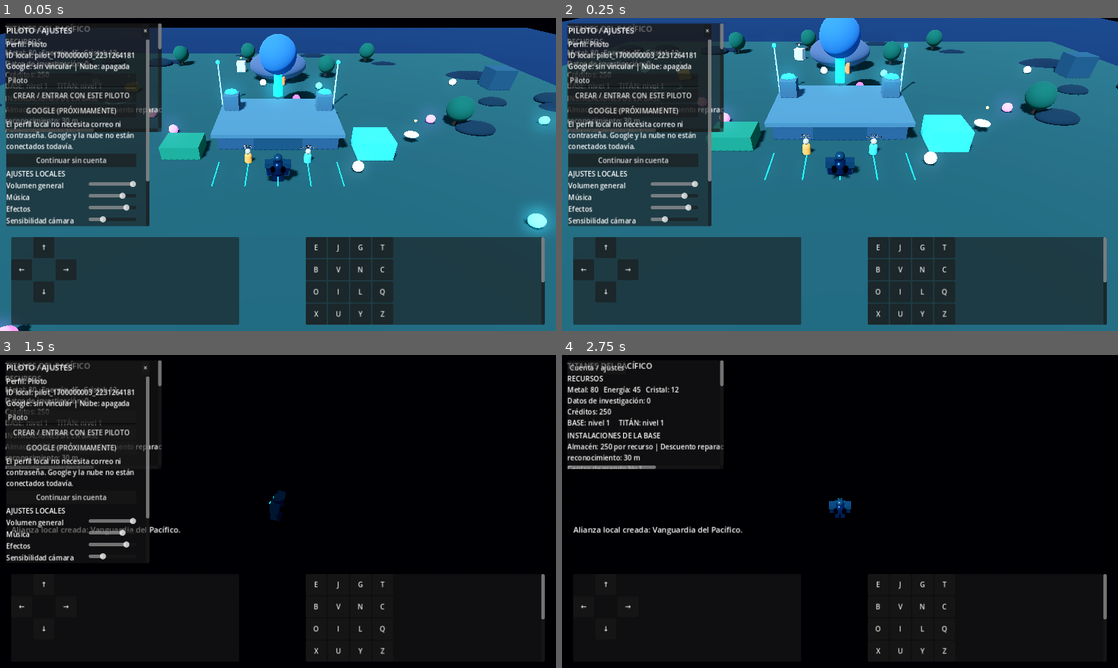
Above: before the commit, frames 1-4 (two rows, left to right).
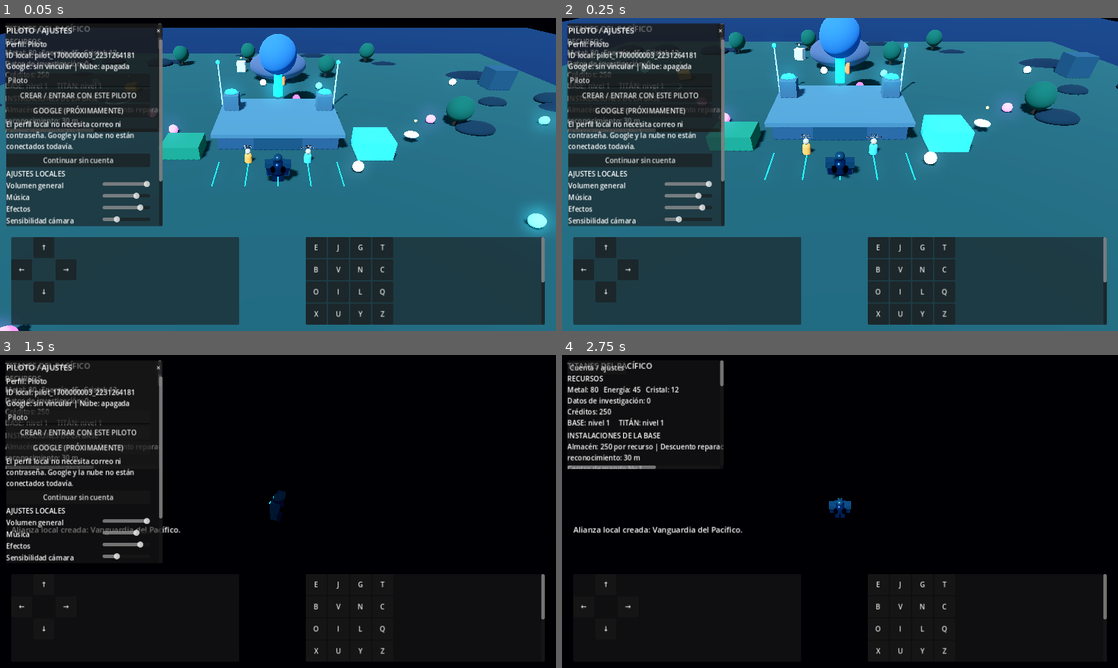
Above: after the commit, the same moments.

Repository: edwjacpinros2012-dev/Titanes-del-Pac-fico-
Game: Godot game, scene res://scenes/main.tscn
The game is run twice, just before and just after one commit, with the same random seed, the same clock (stepped at 60 frames per second) and the same inputs.
Inputs:
- Up to frame 1 (0.05 s): no input
- Up to frame 2 (0.25 s): no input
- Up to frame 3 (1.5 s): tap Enter at 0.5 s; hold D (move_right) 0.53-1.28 s; hold P (alliance_create) 0.53-1.28 s; hold S (move_back) from 1.28 s (still down); tap K (alliance_join) at 1.35 s
- Up to frame 4 (2.75 s): release S (move_back) at 2 s; click "×" at 2 s

The runs differ from the first frame. In frame 1, 2.9% of the frame differs, in the area x 2-30%, y 2-67%; in frame 2, 2.9%; in frame 3, 1.7%; in frame 4, nothing differs.

Commit message:
Make pilot account panel fit phone screens and show profile level

Diff:
--- a/scripts/accounts/account_ui.gd
+++ b/scripts/accounts/account_ui.gd
@@ -13,9 +13,11 @@
 func _build_ui() -> void:
 	panel_container = PanelContainer.new()
 	panel_container.name = "AccountSettingsPanel"
+	var viewport_size := get_viewport().get_visible_rect().size
+	var panel_width := minf(360.0, maxf(260.0, viewport_size.x - 28.0))
 	panel_container.position = Vector2(14, 14)
-	panel_container.custom_minimum_size = Vector2(330, 0)
-	panel_container.size = Vector2(330, 0)
+	panel_container.custom_minimum_size = Vector2(panel_width, 0)
+	panel_container.size = Vector2(panel_width, 0)
 	add_child(panel_container)
 	var panel_column := VBoxContainer.new()
 	panel_container.add_child(panel_column)
@@ -32,11 +34,11 @@
 	close_button.pressed.connect(_hide_panel)
 	header.add_child(close_button)
 	var scroll := ScrollContainer.new()
-	scroll.custom_minimum_size = Vector2(0, 430)
+	scroll.custom_minimum_size = Vector2(0, minf(430.0, viewport_size.y * 0.62))
 	scroll.size_flags_vertical = Control.SIZE_EXPAND_FILL
 	panel_column.add_child(scroll)
 	var column := VBoxContainer.new()
-	column.custom_minimum_size = Vector2(300, 0)
+	column.custom_minimum_size = Vector2(panel_width - 28.0, 0)
 	scroll.add_child(column)
 	status_label = Label.new()
 	status_label.autowrap_mode = TextServer.AUTOWRAP_WORD_SMART
